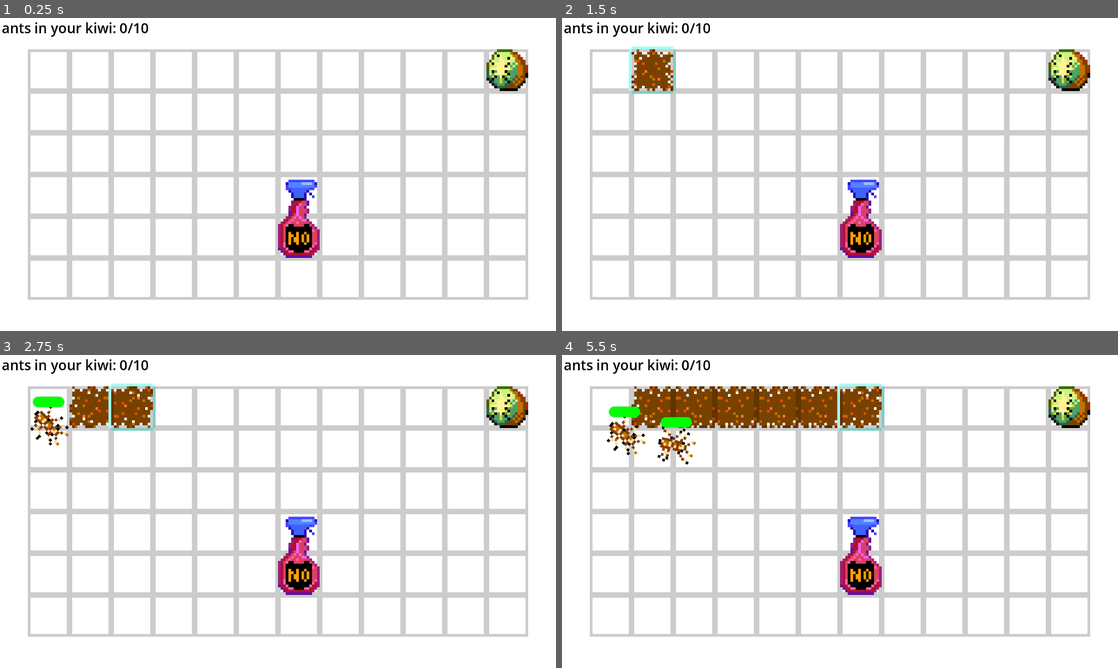
Above: before the commit, frames 1-4 (two rows, left to right).
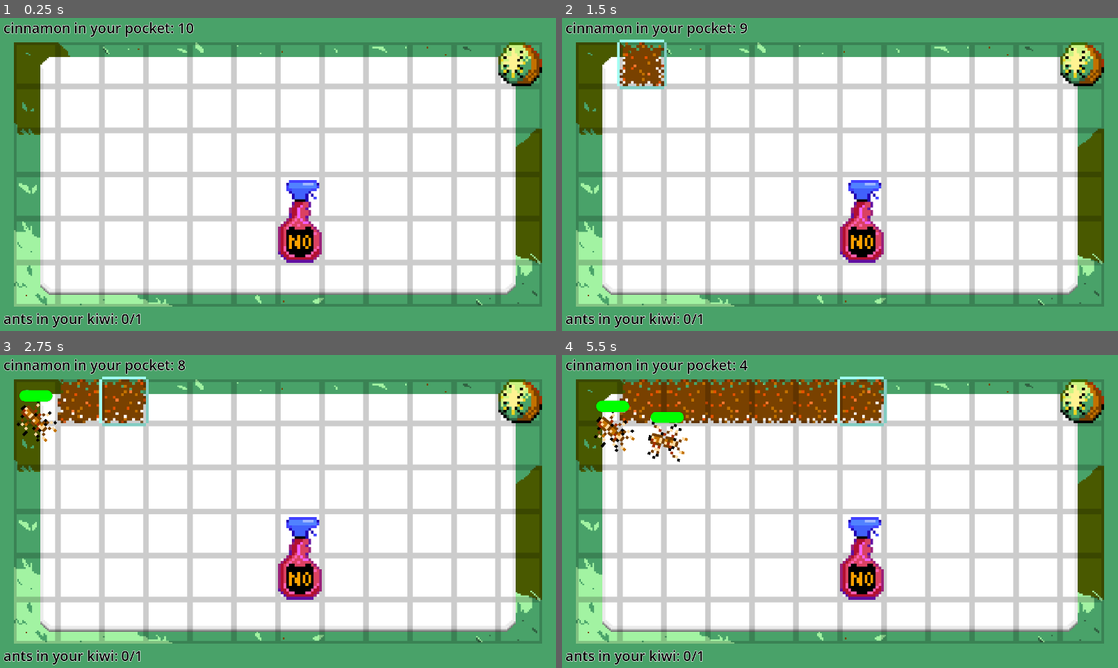
Above: after the commit, the same moments.

Repository: pmaitland/GGJ2026
Game: Godot game, scene res://scenes/main.tscn
The game is run twice, just before and just after one commit, with the same random seed, the same clock (stepped at 60 frames per second) and the same inputs.
Inputs (mouse positions are in pixels of both pictures, inside the frame that each line leads up to):
- Up to frame 1 (0.25 s): no input
- Up to frame 2 (1.5 s): tap Enter at 0.5 s; move the mouse to (612, 71) at 0.52 s; click (612, 71) at 0.67 s; tap Space at 1.25 s; move the mouse to (650, 71) at 1.27 s; click (650, 71) at 1.42 s
- Up to frame 3 (2.75 s): tap Enter at 2 s; move the mouse to (133, 408) at 2.02 s; click (133, 408) at 2.17 s
- Up to frame 4 (5.5 s): move the mouse to (734, 408) at 2.77 s; click (734, 408) at 2.92 s; move the mouse to (778, 408) at 3.52 s; click (778, 408) at 3.67 s; move the mouse to (817, 408) at 4.27 s; click (817, 408) at 4.42 s; move the mouse to (862, 408) at 5.02 s; click (862, 408) at 5.17 s

The runs differ from the first frame. In frame 1, 55% of the frame differs, in the area x 0-100%, y 0-100%; in frame 2, 55%; in frame 3, 55%; in frame 4, 55%.

Commit message:
yet again more ui

Diff:
--- a/mask/scenes/main.tscn
+++ b/mask/scenes/main.tscn
@@ -29,10 +29,18 @@
 horizontal_alignment = 1
 
 [node name="AntCount" type="Label" parent="CanvasLayer" unique_id=1663662808]
-offset_left = 4.0
-offset_right = 532.0
+offset_left = 8.0
+offset_top = 669.0
+offset_right = 536.0
+offset_bottom = 720.0
+text = "ants in your kiwi: 0/0"
+label_settings = ExtResource("3_jyhfs")
+
+[node name="CinnamonCount" type="Label" parent="CanvasLayer" unique_id=898208650]
+offset_left = 8.0
+offset_right = 536.0
 offset_bottom = 51.0
-text = "ants in your kiwi: 0/0"
+text = "cinnamon in your pocket: 0/0"
 label_settings = ExtResource("3_jyhfs")
 
 [node name="Grid" parent="." unique_id=486579014 instance=ExtResource("1_0wfyh")]
--- a/mask/scripts/camera.gd
+++ b/mask/scripts/camera.gd
@@ -1,4 +1,7 @@
 extends Camera2D
+
+
+@onready var background = $Sprite2D
 
 
 func _process(_delta: float) -> void:
@@ -7,5 +10,9 @@
 	var zoom_x = viewport_size.x / level_size.x
 	var zoom_y = viewport_size.y / level_size.y
 	var new_zoom = min(zoom_x, zoom_y)
-	zoom = Vector2(new_zoom, new_zoom) * 0.9
+	zoom = Vector2(new_zoom, new_zoom) * 0.95
 	position = (level_size / 2) - Vector2(AStar.SCALE, AStar.SCALE) / 2
+
+	var background_sprite_size = Vector2(320, 180)
+	var desired_background_size = level_size
+	background.scale = desired_background_size / background_sprite_size
--- a/mask/scripts/canvas.gd
+++ b/mask/scripts/canvas.gd
@@ -3,12 +3,14 @@
 
 @onready var game_over_label: Label = $GameOver
 @onready var ant_count_label: Label = $AntCount
+@onready var cinnamon_count_label: Label = $CinnamonCount
 
 
 func _ready() -> void:
 	var grid: Node2D = get_parent().find_child("Grid")
 	grid.connect("game_over", _game_over)
 	grid.connect("ant_got_in_da_kiwi", _increase_ant_count)
+	grid.connect("cinnamon_used", _cinnamon_used)
 
 
 func _game_over() -> void:
@@ -17,3 +19,7 @@
 
 func _increase_ant_count(current: int, max: int) -> void:
 	ant_count_label.text = "ants in your kiwi: %s/%s" % [current, max]
+
+
+func _cinnamon_used(remaining: int) -> void:
+	cinnamon_count_label.text = "cinnamon in your pocket: %s" % [remaining]
--- a/mask/scripts/grid.gd
+++ b/mask/scripts/grid.gd
@@ -29,10 +29,11 @@
 var kiwi: Node2D
 var cinnamon_placed: int = 0
 
-var max_successful_ant_count: int = 10
+var max_successful_ant_count: int
 var successful_ant_count: int = 0
 
 signal ant_got_in_da_kiwi
+signal cinnamon_used
 signal game_over
 
 
@@ -62,7 +63,9 @@
 	_create_spray_bottles()
 	_create_cinnamon()
 	_create_kiwi()
+	max_successful_ant_count = Level.get_level(Level.current_level)["kiwi_health"]
 	ant_got_in_da_kiwi.emit(successful_ant_count, max_successful_ant_count)
+	cinnamon_used.emit(Level.get_level(Level.current_level)["cinnamon"] - cinnamon_placed)
 
 
 func _next_ant() -> PackedScene:
@@ -130,6 +133,7 @@
 
 func place_cinnamon(pos: Vector2) -> void:
 	cinnamon_placed += 1
+	cinnamon_used.emit(Level.get_level(Level.current_level)["cinnamon"] - cinnamon_placed)
 	var cell: Vector2 = AStar.global_to_cell(pos)
 	_update_cinnamon(cell)
 
--- a/mask/scripts/level.gd
+++ b/mask/scripts/level.gd
@@ -66,7 +66,7 @@
 		"sprays": [
 			Vector2i(6, 4),
 		],
-		"cinnamon": 10,
+		"cinnamon": 11,
 		"end": Vector2i(11, 0),
 		"kiwi_health": 1,
 	},
@@ -82,7 +82,7 @@
 			Vector2i(4, 6),
 			Vector2i(12, 1),
 		],
-		"cinnamon": 5,
+		"cinnamon": 7,
 		"kiwi_health": 3,
 	}
 ]
